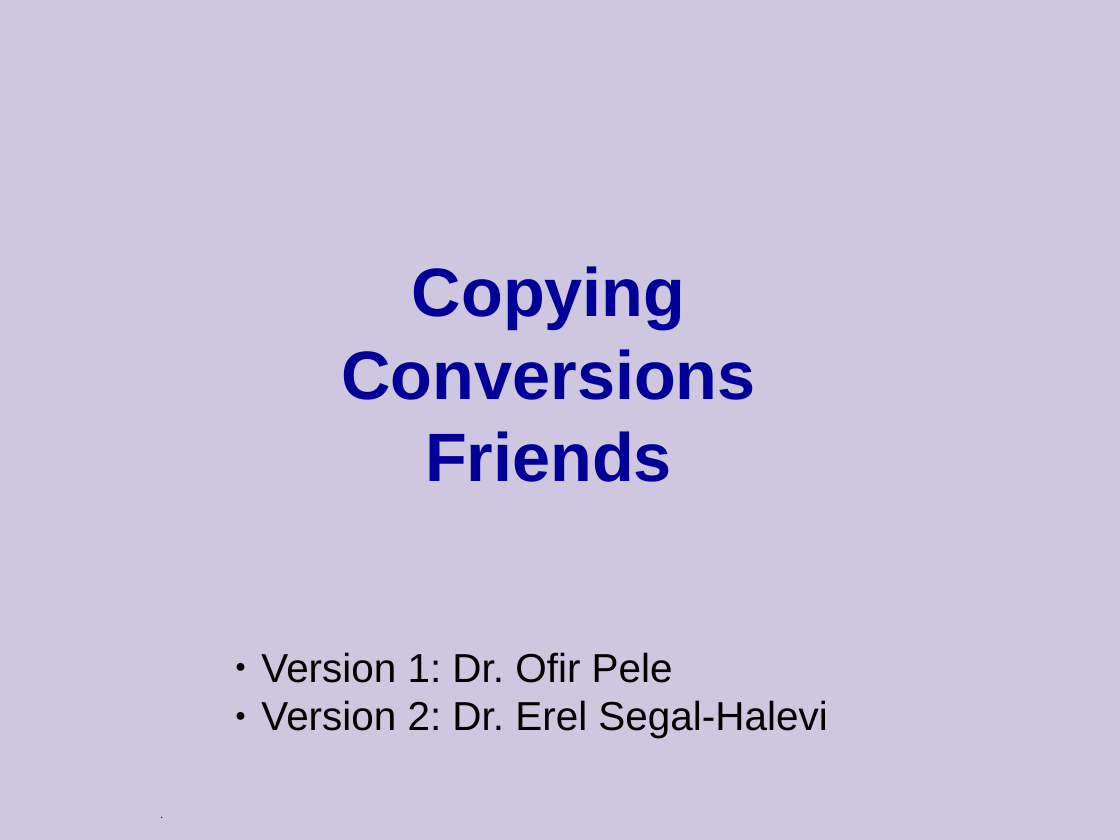
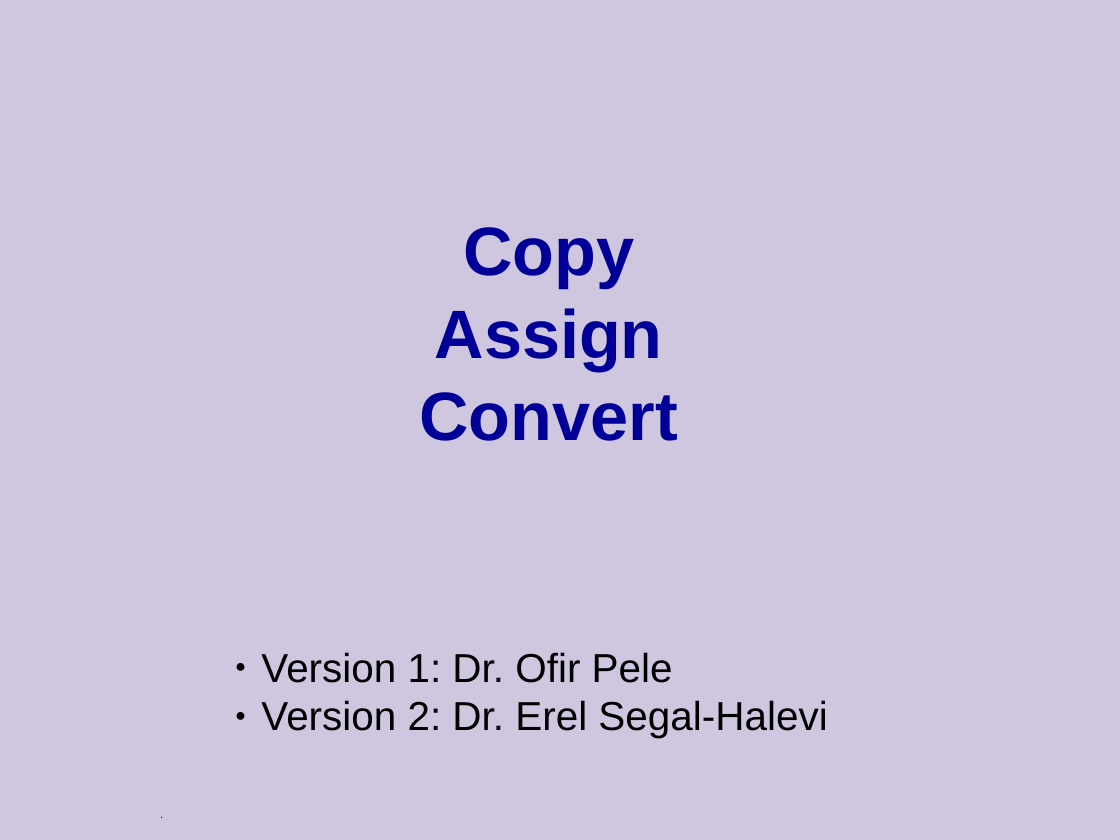
Before and after one commit to cpp-at-ariel/cpp-5779, a slide deck: slide 1 of week05-copy-friend/slides.odp. Drawn at 1120x840 pixels with LibreOffice and Linux fonts; fonts in the diff are those of the drawing. Boxes give left, top, right and bottom in pixels: in the first picture for what was removed or moved away, otherwise in the second. Text is boxed around its words. In the diff, an @@ line names an element or a change of style, - is before the commit and + after.

```diff
--- a/week05-copy-friend/slides.odp
+++ b/week05-copy-friend/slides.odp
@@ title at (419, 227, 677, 441): text changed @@
-Copying
-Conversions
-Friends
+Copy
+Assign
+Convert
```
Also in this commit, not shown: 6 slides removed, 20 other files.
